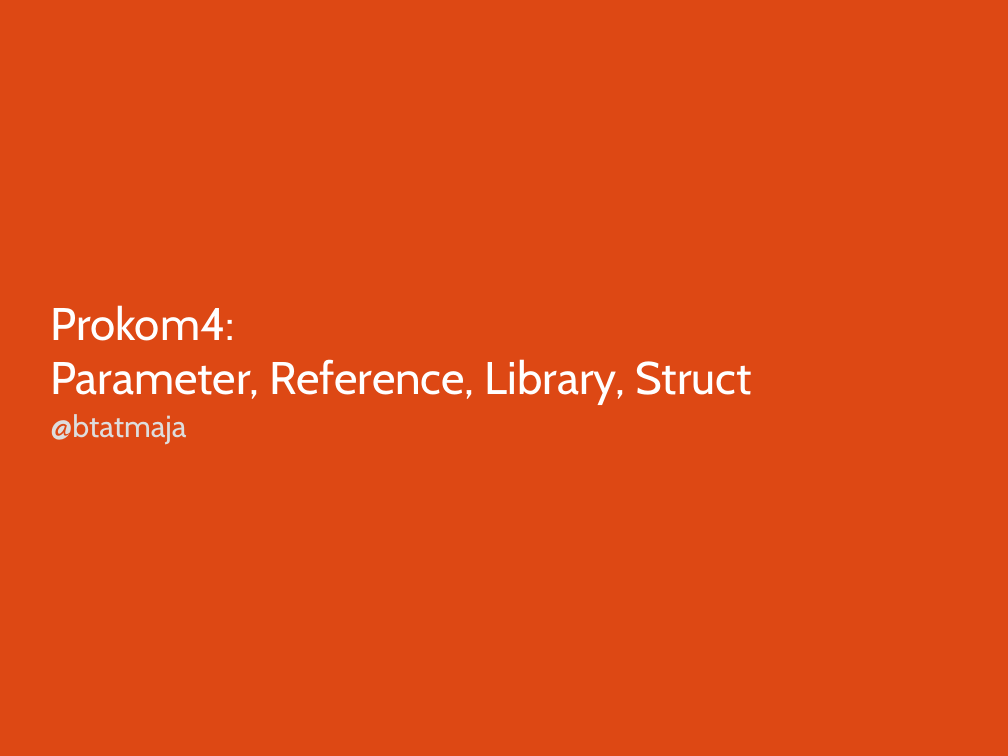
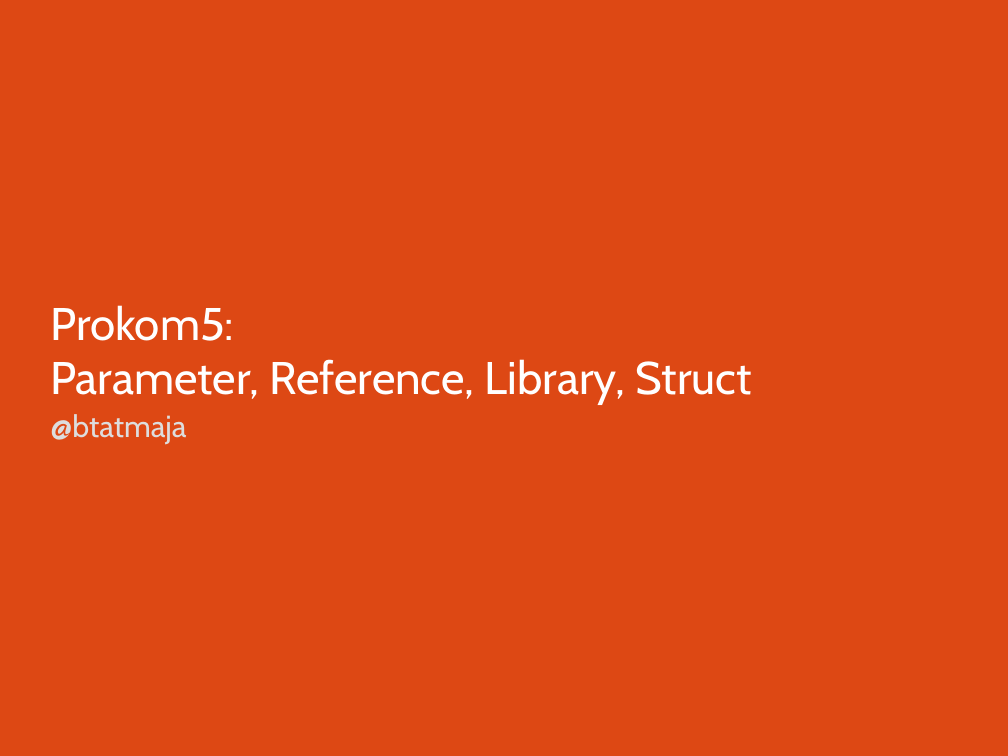
Before and after one commit to bagustris/prokom-tf, a slide deck: slide 1 of prokom5.odp. Drawn at 1008x756 pixels with LibreOffice and Linux fonts; fonts in the diff are those of the drawing. Boxes give left, top, right and bottom in pixels: in the first picture for what was removed or moved away, otherwise in the second. Text is boxed around its words. In the diff, an @@ line names an element or a change of style, - is before the commit and + after.

```diff
--- a/prokom5.odp
+++ b/prokom5.odp
@@ title at [50,305,752,405]: text changed @@
-Prokom4:
-Parameter, Reference, Library, Struct
+Prokom5:
+Parameter, Reference, Library, Struct
```
Also in this commit, not shown: 1 other slide changed, 1 slide removed.
